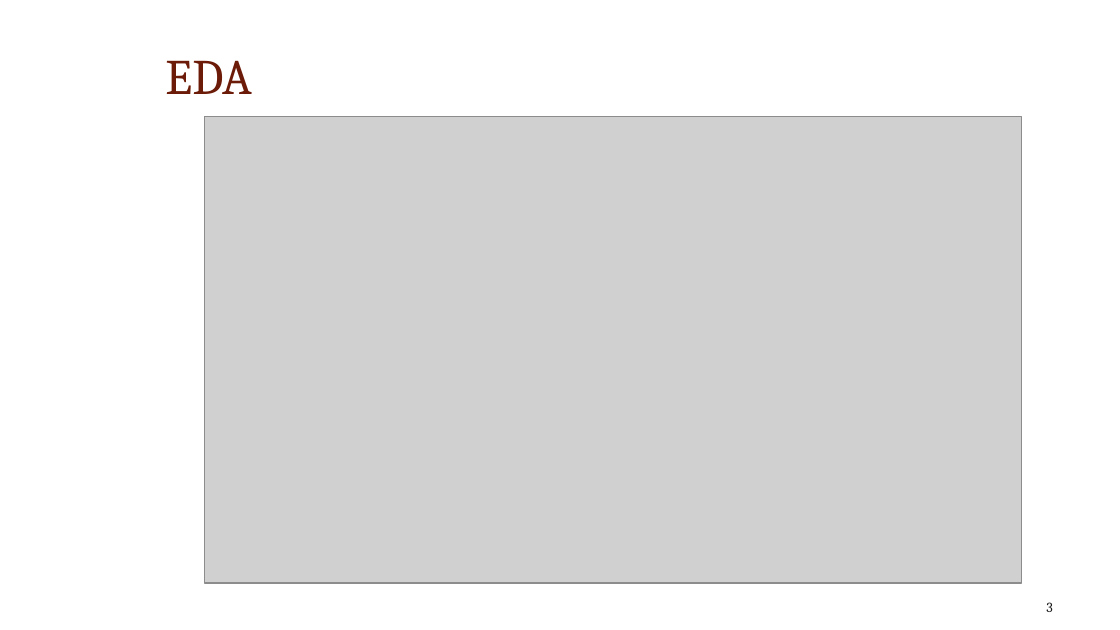
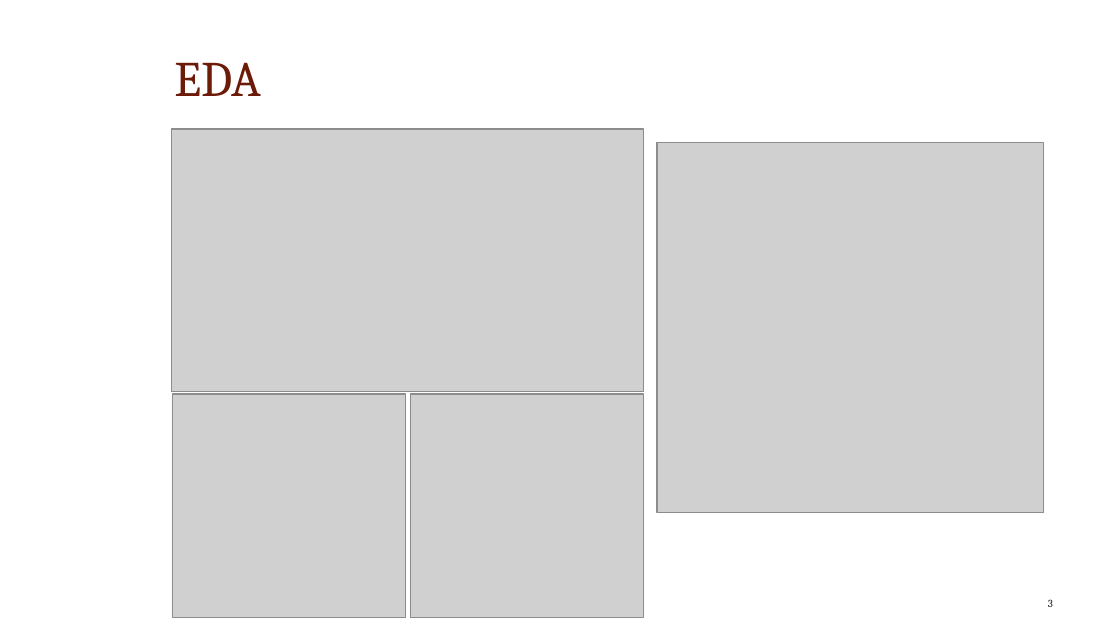
Before and after one commit to jwmccarthy11/STA610-CS1, a slide deck: slide 3 of Case Study Presentation.pptx. Drawn at 1120x630 pixels with LibreOffice and Linux fonts; fonts in the diff are those of the drawing; grey boxes stand for pictures; background and template pictures are left out. Boxes give left, top, right and bottom in pixels: in the first picture for what was removed or moved away, otherwise in the second. Text is boxed around its words. In the diff, an @@ line names an element or a change of style, - is before the commit and + after.

Commit message:
Added more EDA

```diff
--- a/Case Study Presentation.pptx
+++ b/Case Study Presentation.pptx
@@ title "EDA": place and size @@
-title "EDA" at [165,60,252,94]
+title "EDA" at [174,62,261,96]
@@ picture: place and size @@
-picture at [205,116,1021,584]
+picture at [172,129,644,391]
@@ picture added at [657,142,1044,513] @@
@@ picture added at [172,394,405,617] @@
@@ picture added at [411,394,644,617] @@
@@ page number at [1048,599,1053,607]: size 9 to 7 pt; line spacing 1 to 0.9; more space between paragraphs @@
```
